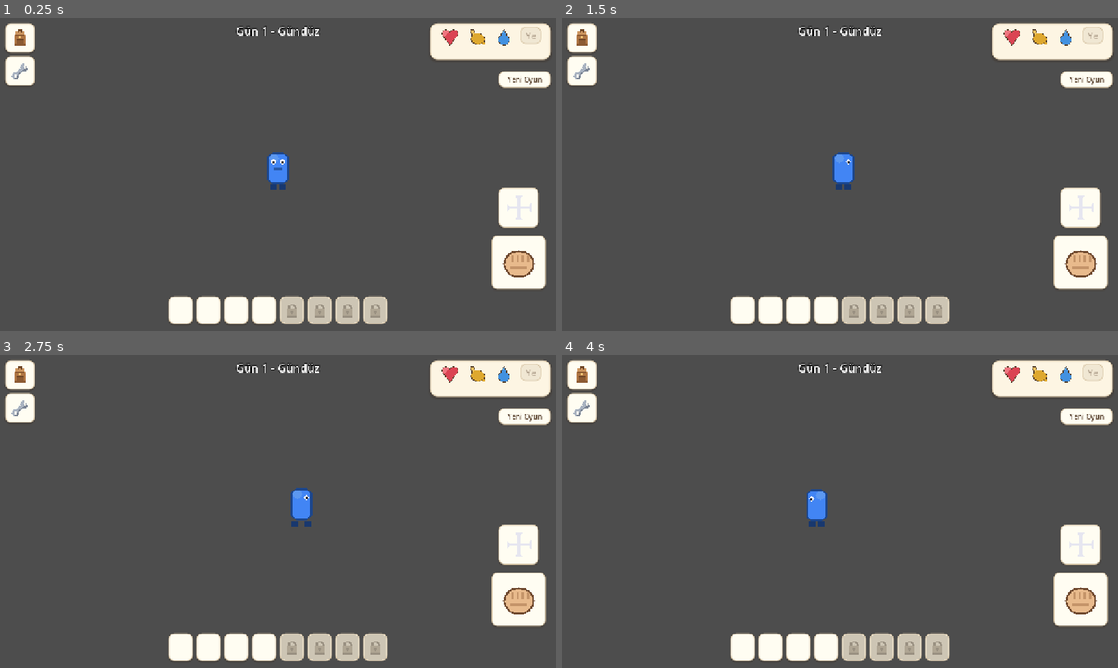
Above: before the commit, frames 1-4 (two rows, left to right).
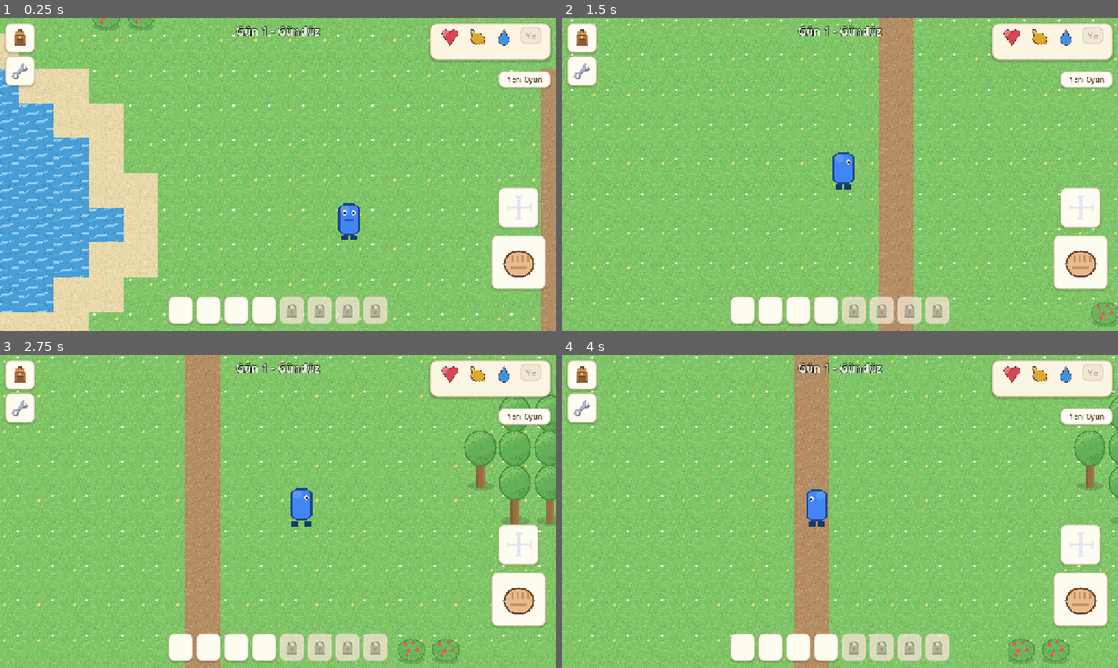
Above: after the commit, the same moments.

Repository: ozcinarece/Rable
Game: Godot game, scene res://scenes/World.tscn
Two runs of this game, one before a commit and one after it. Both use one fixed random seed, a clock stepped at 60 frames per second and the inputs below.
Inputs (mouse positions are in pixels of both pictures, inside the frame that each line leads up to):
- Up to frame 1 (0.25 s): no input
- Up to frame 2 (1.5 s): move the mouse to (962, 158) at 0.52 s; hold D 0.53-1.25 s; click (962, 158) at 0.67 s; drag from (728, 190) to (812, 237) at 1.27 s
- Up to frame 3 (2.75 s): move the mouse to (333, 442) at 2.02 s; hold D from 2.03 s (still down)
- Up to frame 4 (4 s): release D at 2.75 s; drag from (812, 574) to (673, 464) at 2.77 s; move the mouse to (1006, 558) at 3.52 s; hold A from 3.53 s (still down)

The runs differ from the first frame. In frame 1, 91% of the frame differs, in the area x 0-100%, y 0-100%; in frame 2, 90%; in frame 3, 90%; in frame 4, 90%.
Error before the commit: Parse Error: Cannot infer the type of "facing" variable because the value doesn't have a set type. (res://scripts/world.gd:725)

Commit message:
Kritik duzeltme: world.gd parse hatasi - oyun acilmiyordu
player.facing uzerinden := tip cikarimi parse hatasi veriyordu;
buyuk arayuz guncellemesinden beri 2D oyun baslamiyordu. Acik tip verildi.

Co-Authored-By: Claude Fable 5 <noreply@anthropic.com>
Claude-Session: https://claude.ai/code/session_01F3YZhtJZEWdj71A8VFF7cL

Diff:
--- a/scripts/world.gd
+++ b/scripts/world.gd
@@ -722,10 +722,10 @@
 	var content: Dictionary = Inventory.clear_slot(slot_index)
 	if content.is_empty():
 		return
-	var facing := player.facing.normalized()
+	var facing: Vector2 = player.facing.normalized()
 	if facing == Vector2.ZERO:
 		facing = Vector2.DOWN
-	var pos := player.global_position + facing * 30.0
+	var pos: Vector2 = player.global_position + facing * 30.0
 	_spawn_ground_item(pos, content["id"], content["count"])
 	_spawn_floating_text(_get_player_cell(), "Yere birakildi", Color(0.9, 0.85, 0.7))
 
